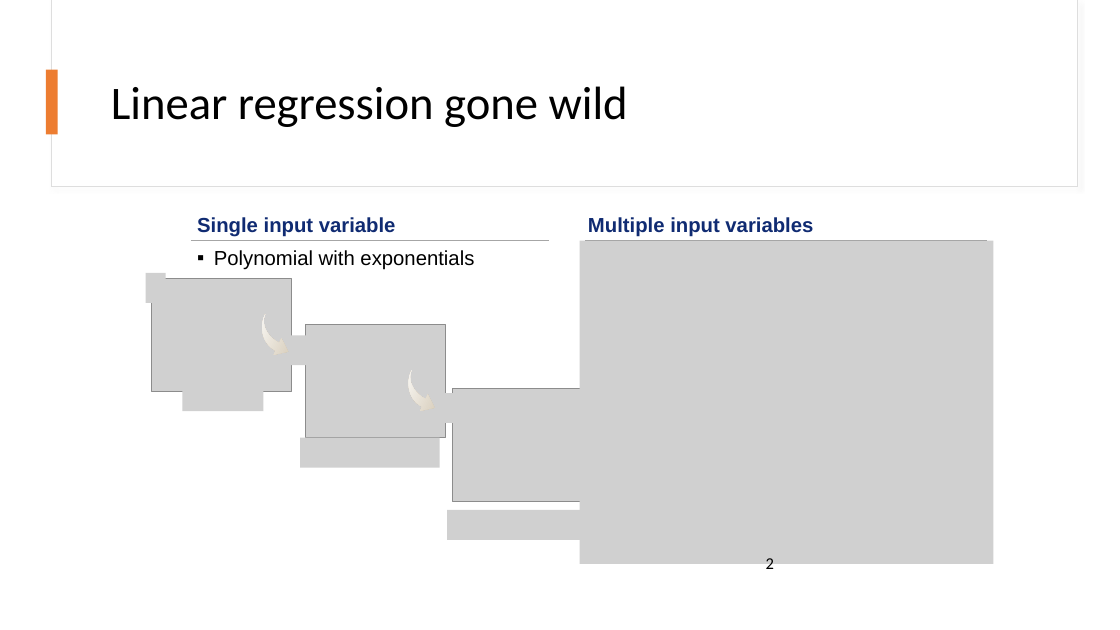
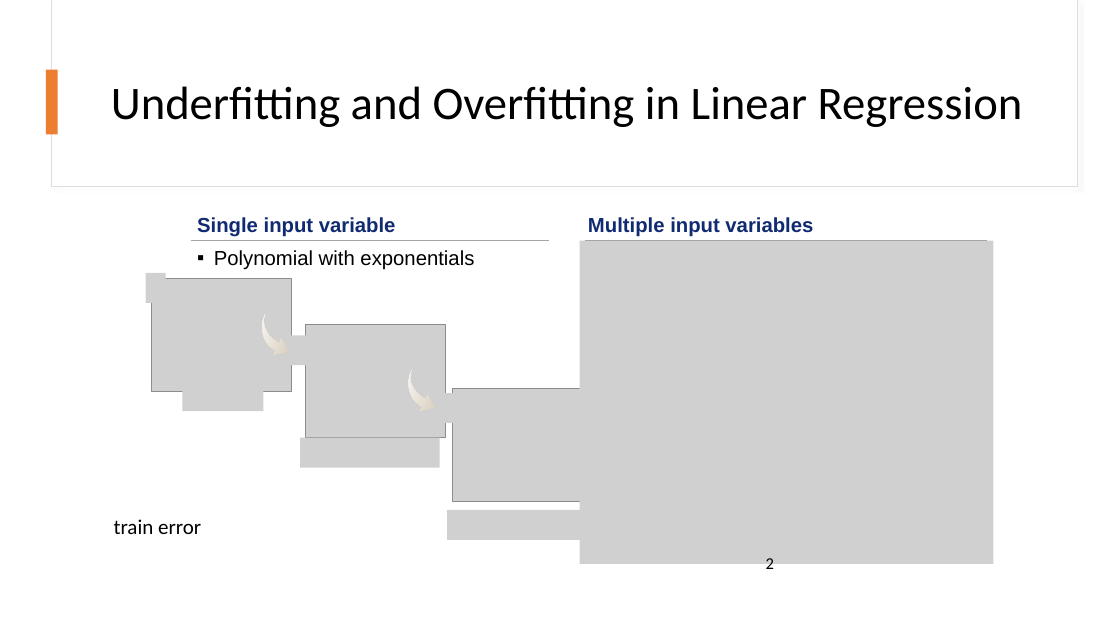
Before and after one commit to SMUMQF2425/qf624_qf632_2025, a slide deck: slide 2 of Lecture slides - Week 7.pptx. Drawn at 1120x630 pixels with LibreOffice and Linux fonts; fonts in the diff are those of the drawing; grey boxes stand for pictures. Boxes give left, top, right and bottom in pixels: in the first picture for what was removed or moved away, otherwise in the second. Text is boxed around its words. In the diff, an @@ line names an element or a change of style, - is before the commit and + after.

```diff
--- a/Lecture slides - Week 7.pptx
+++ b/Lecture slides - Week 7.pptx
@@ title at (111,86,1023,127): text changed @@
-Linear regression gone wild
+Underfitting and Overfitting in Linear Regression
@@ text added at (114,519,201,534), 18 pt, text #000000 @@
+train error
```
Also in this commit, not shown: 9 other slides changed, 8 slides added, 1 slide removed, 1 other file.
